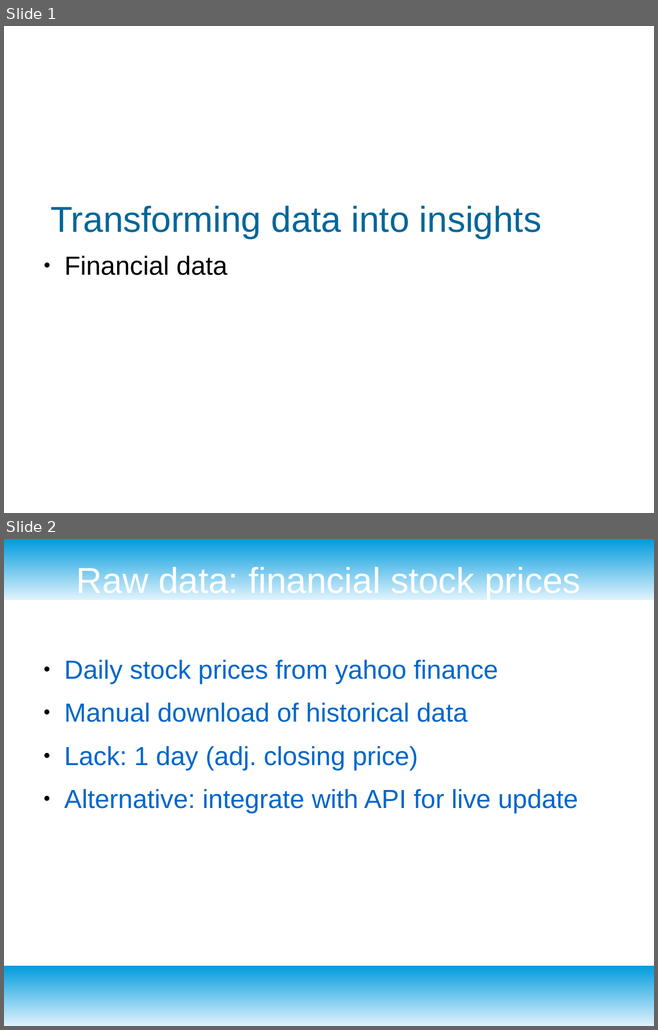
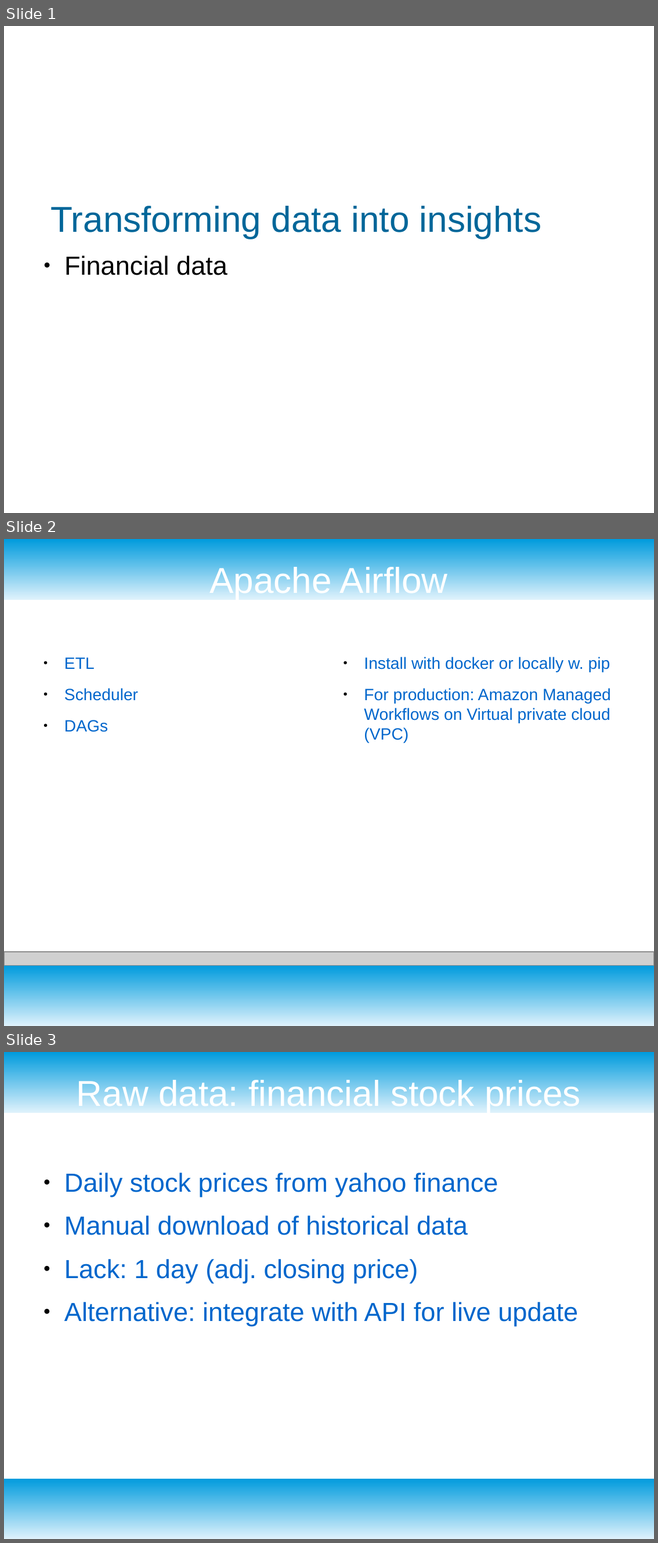
Before and after one commit to MartinBA741/finance_etl, a slide deck: presentation.odp. Shown one above the other, each under a label of ours: slides 1 and 2 before the commit, slides 1, 2 and 3 after it. The pictures are 658x1030 and 658x1543 pixels, drawn with LibreOffice and Linux fonts; fonts in the diff are those of the drawing; grey boxes stand for pictures; background and template pictures are left out. Boxes give left, top, right and bottom in pixels: in the first picture for what was removed or moved away, otherwise in the second. Text is boxed around its words. In the diff, an @@ line names an element or a change of style, - is before the commit and + after.

```diff
--- a/presentation.odp
+++ b/presentation.odp
@@ slide 2 added at (4,539,654,1026), background #FFFFFF; not listed: 2 template elements that a slide beside it also shows @@
@@ title added at (209,565,448,600), 44 pt, text #FFFFFF @@
+Apache Airflow
@@ text added at (64,657,138,732), 20 pt, text #0066CC @@
+● ETL
+● Scheduler
+● DAGs
@@ text added at (364,657,611,743), 20 pt, text #0066CC @@
+● Install with docker or locally w. pip
+● For production: Amazon Managed Workflows on Virtual private cloud (VPC)
@@ picture added at (4,952,654,966) @@
@@ what was slide 2 is now slide 3 @@
```
Also in this commit, not shown: 1 slide changed, 13 other files.
